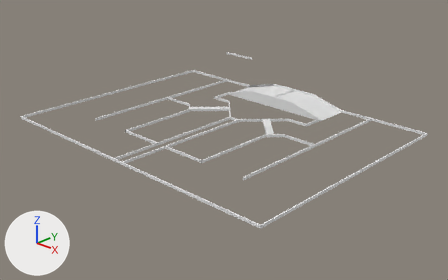
One commit to the Blender file Gamefield.blend: the scene before it, then after it.
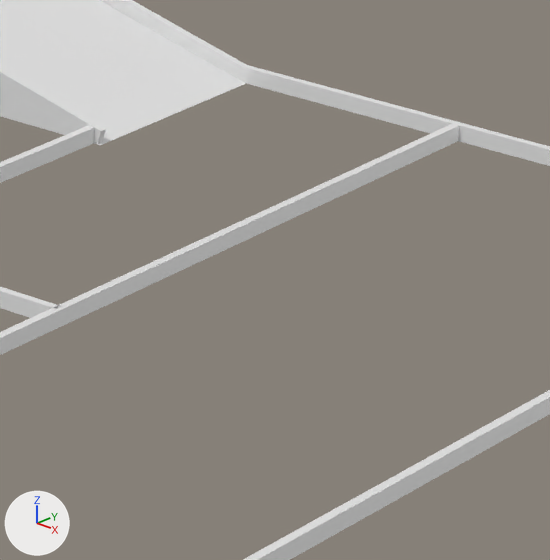
The first picture shows the older version from a camera (50 mm lens) standing at (16.71, -17.02, 9.01) and looking at (-0.69, 1.15, -1.11). The close-ups show both versions on the part from 68% to 86% of the width and 36% to 64% of the height of that picture. Arrows for +X, +Y and +Z are at lower left; the lights stay in place.
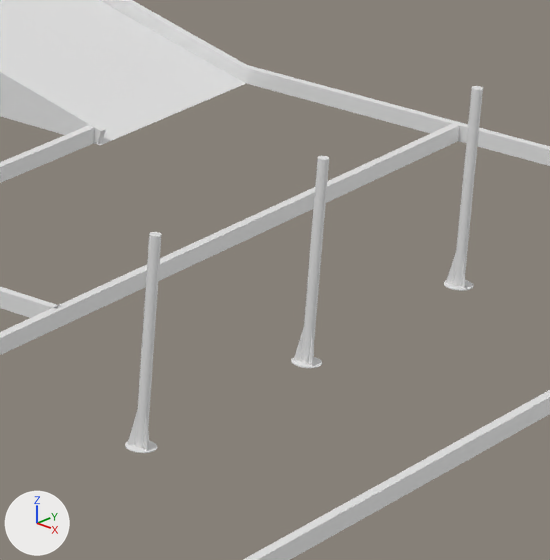
The change in detail:
Mesh me_cube_044 is new.
It has 2052 vertices, 1098 faces and spans x -81.0..471.0, y -31.0..3240.0, z -1.0..11.0.
Object 'Cube.009' (ob_cube_009) is new; it shows me_cube_044.
Its location is (-5.379, -0.028, 0.103).
Its rotation in degrees is (0, 0, 330).
Its scale is (0.02, 0.0025, 0.0975).

Boxes (x1, y1, x2, y2) around the edits, measured in the close-ups (550 x 560 px):
'Cube.009', added: after (125, 86, 483, 453)
